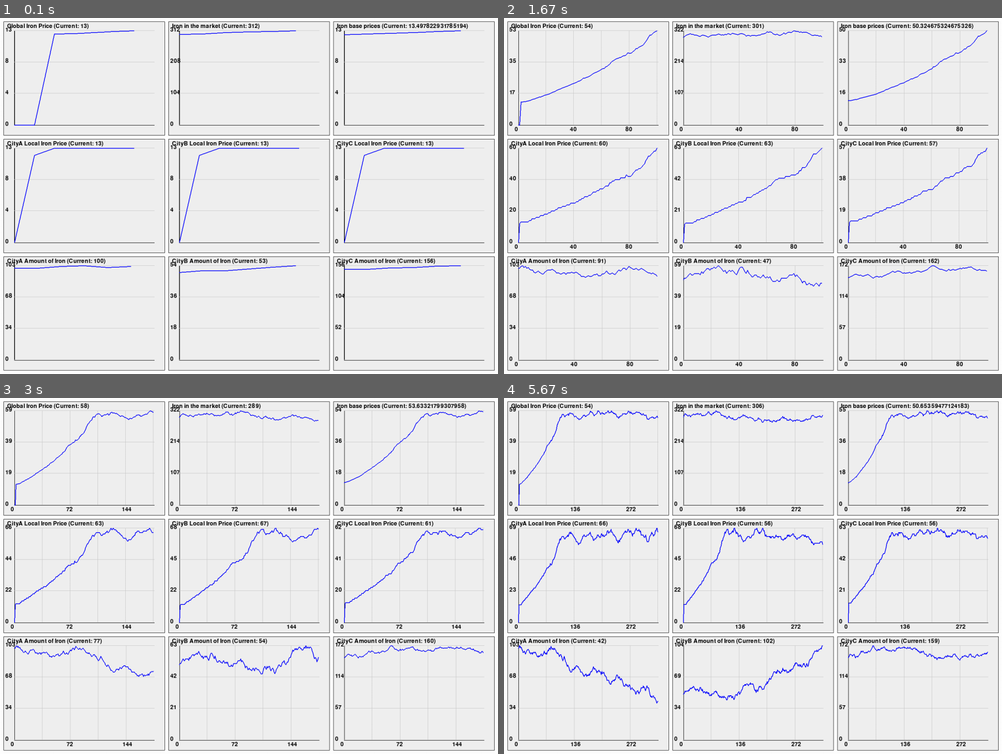
Above: before the commit, frames 1-4 (two rows, left to right).
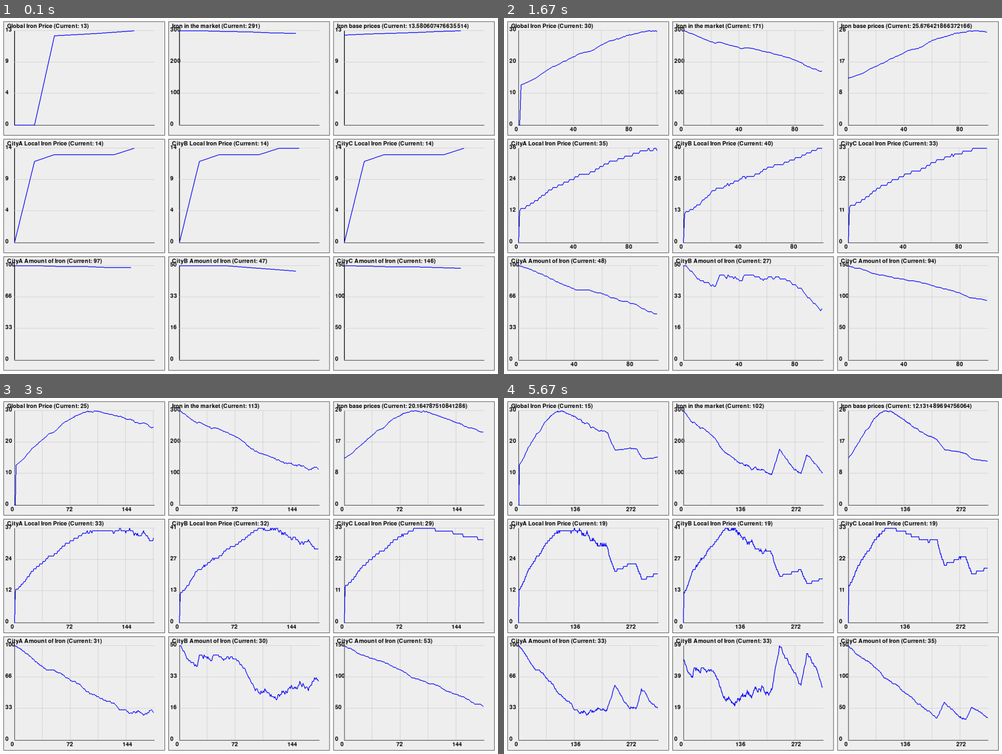
Above: after the commit, the same moments.

Repository: Neptun332/merchant-game-v2
Game: pygame game, started from game.py
Two runs of this game, one before a commit and one after it. Both use one fixed random seed, a clock stepped at 60 frames per second and the inputs below.
Inputs:
- Up to frame 1 (0.1 s): no input
- Up to frame 2 (1.67 s): no input
- Up to frame 3 (3 s): no input
- Up to frame 4 (5.67 s): no input

The runs differ from the first frame. In frame 1, 1.6% of the frame differs, in the area x 1-95%, y 1-88%; in frame 2, 2.4%; in frame 3, 2.8%; in frame 4, 3.6%, in the area x 1-98%, y 1-91%.

Commit message:
added consumption of food

Diff:
--- a/city.py
+++ b/city.py
@@ -15,9 +15,12 @@
 
     def consume_resources(self):
         """Consume random amounts of resources each game tick."""
-        for resource_name in ResourceName:
+        for resource_name in [ResourceName.Wood, ResourceName.Stone, ResourceName.Tools]:
             # Random consumption between 1 and 5 units
-            consumption_amount = random.randint(0, 3)
+            if ResourceName.Tools == resource_name:
+                consumption_amount = random.randint(2, 5)
+            else:
+                consumption_amount = random.randint(0, 3)
             self.local_market.remove_consumed_resource(resource_name, consumption_amount)
 
 
--- a/game.py
+++ b/game.py
@@ -22,7 +22,7 @@
         # Setup cities
         city1 = City(
             name="CityA",
-            production_buildings=[IronMine()],
+            production_buildings=[IronMine(), Farm(), ToolsSmithy()],
             local_market=LocalMarket(
                 global_market=self.global_market,
                 resources={
@@ -36,7 +36,7 @@
         )
         city2 = City(
             name="CityB",
-            production_buildings=[IronMine()],
+            production_buildings=[IronMine(), Farm(), ToolsSmithy()],
             local_market=LocalMarket(
                 global_market=self.global_market,
                 resources={
@@ -50,7 +50,7 @@
         )
         city3 = City(
             name="CityC",
-            production_buildings=[IronMine()],
+            production_buildings=[IronMine(), Farm(), ToolsSmithy()],
             local_market=LocalMarket(
                 global_market=self.global_market,
                 resources={
--- a/production_buildings.py
+++ b/production_buildings.py
@@ -22,9 +22,10 @@
 
     def produce(self, city: 'City'):
         if self.can_produce(city) and self.is_production_worth_it(city):
-            base_production = random.randint(1, 2)
-            production_amount = int(base_production * self.level)
+            production_amount = int(self.base_production * self.level)
             city.local_market.add_produced_resource(self.produced_resource, production_amount)
+            for resource_name, required_amount in self.required_resources_for_one_production_cycle.items():
+                city.local_market.remove_consumed_resource(resource_name, required_amount)
 
     @property
     @abstractmethod
@@ -40,6 +41,10 @@
     @abstractmethod
     def required_resources_for_one_production_cycle(self):
         pass
+
+    @property
+    def base_production(self):
+        return random.randint(1, 2)
 
 
 
@@ -62,12 +67,16 @@
     def required_resources_for_one_production_cycle(self):
         return self._required_resources_for_one_production_cycle
 
+    @property
+    def base_production(self):
+        return random.randint(3, 7)
+
 class IronMine(ProductionBuilding):
 
     def __init__(self) -> None:
         self._produced_resource = ResourceName.Iron
         self._level = 1
-        self._required_resources_for_one_production_cycle = {}
+        self._required_resources_for_one_production_cycle = {ResourceName.Wheat: 1}
 
     @property
     def produced_resource(self):
@@ -86,7 +95,7 @@
     def __init__(self) -> None:
         self._produced_resource = ResourceName.Wood
         self._level = 1
-        self._required_resources_for_one_production_cycle = {}
+        self._required_resources_for_one_production_cycle = {ResourceName.Wheat: 1}
 
     @property
     def produced_resource(self):
@@ -105,7 +114,7 @@
     def __init__(self) -> None:
         self._produced_resource = ResourceName.Stone
         self._level = 1
-        self._required_resources_for_one_production_cycle = {}
+        self._required_resources_for_one_production_cycle = {ResourceName.Wheat: 1}
 
     @property
     def produced_resource(self):
@@ -125,7 +134,8 @@
         self._produced_resource = ResourceName.Tools
         self._level = 1
         self._required_resources_for_one_production_cycle = {
-            ResourceName.Iron: 4
+            ResourceName.Iron: 2,
+            ResourceName.Wheat: 1
         }
 
     @property
